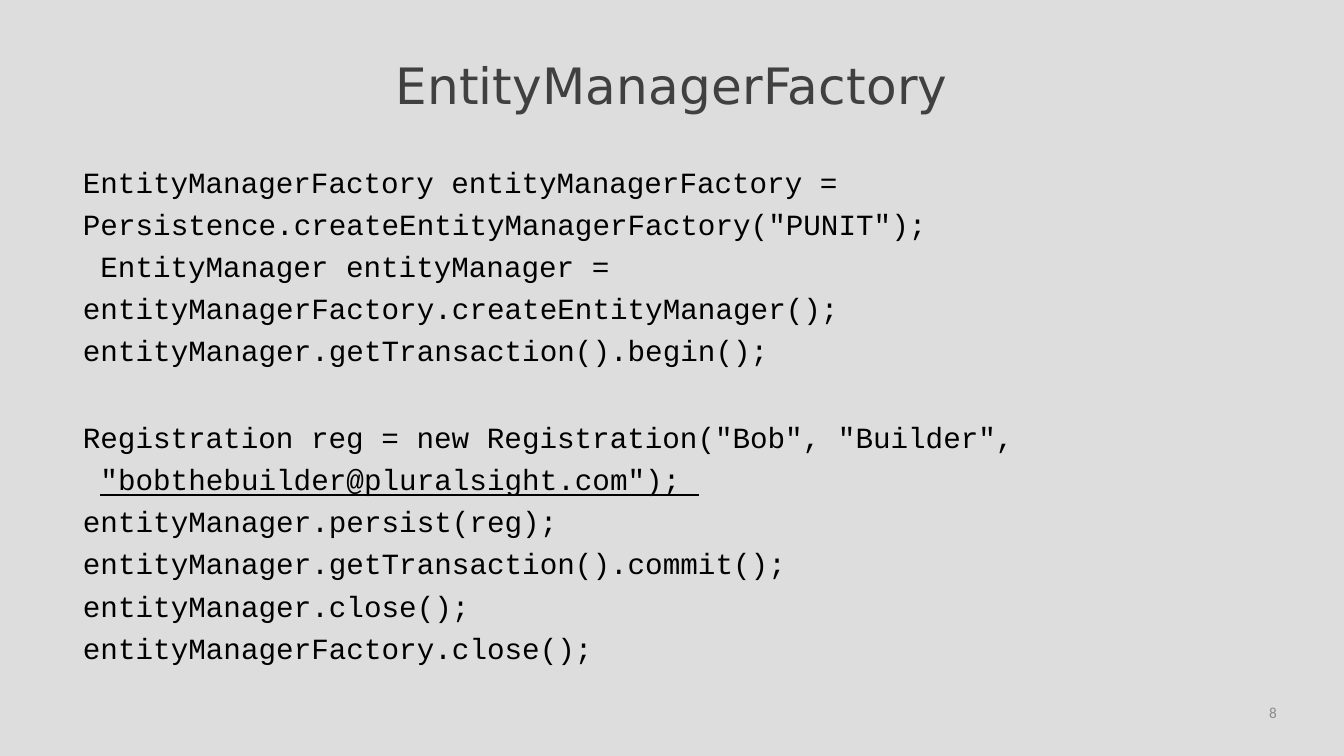
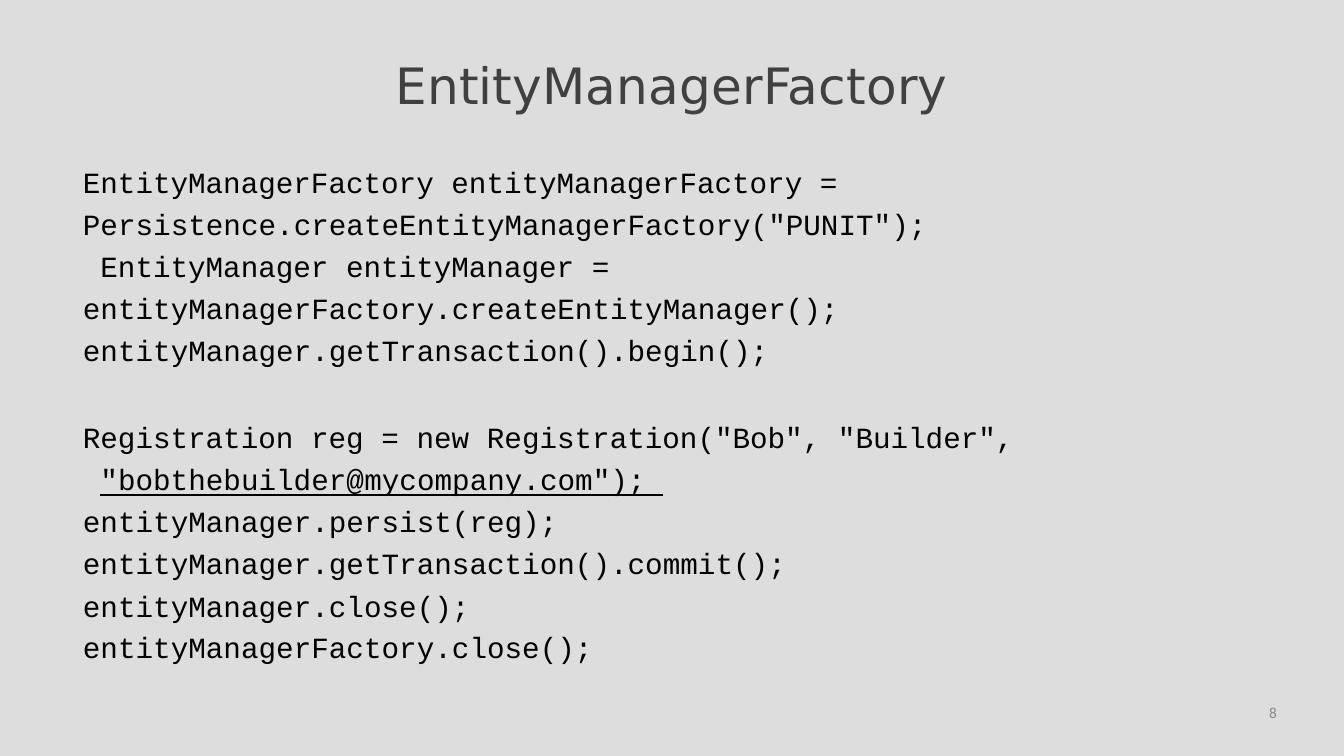
Before and after one commit to StevenJoseph19/SpringBoot, a slide deck: slide 8 of Day 11/Slides/6. Configuration of Spring and JPA for Development/configuration-of-spring-and-jpa-for-development-slides.pptx. Drawn at 1344x756 pixels with LibreOffice and Linux fonts; fonts in the diff are those of the drawing. Boxes give left, top, right and bottom in pixels: in the first picture for what was removed or moved away, otherwise in the second. Text is boxed around its words. In the diff, an @@ line names an element or a change of style, - is before the commit and + after.

```diff
--- a/Day 11/Slides/6. Configuration of Spring and JPA for Development/configuration-of-spring-and-jpa-for-development-slides.pptx
+++ b/Day 11/Slides/6. Configuration of Spring and JPA for Development/configuration-of-spring-and-jpa-for-development-slides.pptx
@@ text at (83,427,1013,623): text changed @@
-Registration reg = new Registration("Bob", "Builder", "bobthebuilder@pluralsight.com"); entityManager.persist(reg); entityManager.getTransaction().commit(); entityManager.close();
+Registration reg = new Registration("Bob", "Builder", "bobthebuilder@mycompany.com"); entityManager.persist(reg); entityManager.getTransaction().commit(); entityManager.close();
```
Also in this commit, not shown: 2 other files.
